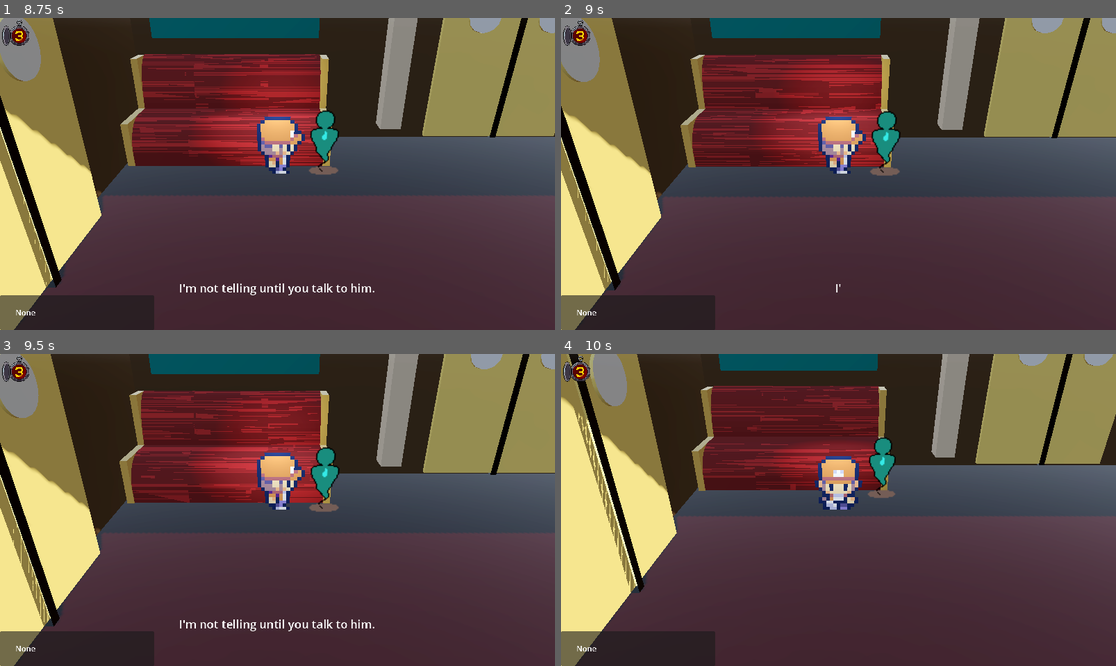
Above: before the commit, frames 1-4 (two rows, left to right).
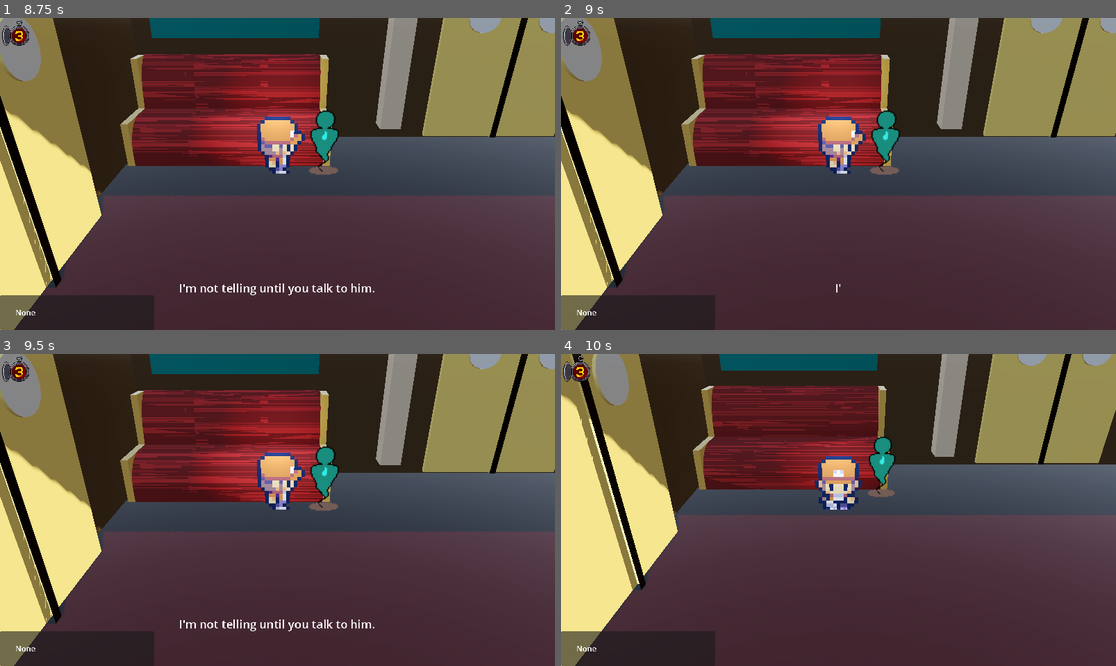
Above: after the commit, the same moments.

Repository: ketzzz-dev/dev-con-project
Game: Godot game, scene res://scenes/world/levels/level_01.tscn
Same seed, same stepped clock (60 frames per second), same inputs: the game is played once before the commit and once after it.
Inputs:
- Up to frame 1 (8.75 s): tap Enter (ui_accept) at 0.5, 0.77, 1.52, 3.5, 3.77, 4.52, 6.02, 6.5, 7.52, 8.27 s; hold D (move_right) 0.53-1.28 s; hold F (interact) 0.53-1.28 s; hold S (move_down) 1.28-2.03 s; tap F (interact) at 1.35, 3.6, 5.85, 7.35 s; hold D (move_right) 2.03-2.75 s; hold F (interact) 2.03-2.75 s; click "Nothing" at 2.75 s; hold W (move_up) 3.53-4.28 s; hold A (move_left) 4.28-5 s; hold F (interact) 4.28-5 s; click "Do you know the passcode?" at 5 s; hold A (move_left) 5.78-6.53 s; hold S (move_down) 6.53-7.28 s; hold F (interact) 6.53-7.28 s; hold D (move_right) 7.28-8.03 s; hold W (move_up) from 8.03 s (still down); hold F (interact) from 8.03 s (still down)
- Up to frame 2 (9 s): tap Enter (ui_accept) at 8.75 s; release W (move_up) at 8.78 s; release F (interact) at 8.78 s; hold D (move_right) from 8.78 s (still down); tap F (interact) at 8.85 s
- Up to frame 3 (9.5 s): keep holding D (move_right); tap Enter (ui_accept) at 9.02 s
- Up to frame 4 (10 s): release D (move_right) at 9.53 s; hold S (move_down) from 9.53 s (still down); hold F (interact) from 9.53 s (still down)

Frame 1 is identical in both runs. In frame 2, 7.2% of the frame differs, in the area x 0-100%, y 0-90%; in frame 3, 7.6%; in frame 4, 6.2%.

Commit message:
Added collisions to car1

Diff:
--- a/scenes/world/levels/level_01.tscn
+++ b/scenes/world/levels/level_01.tscn
@@ -32,9 +32,10 @@
 tonemap_mode = 2
 glow_enabled = true
 
+[sub_resource type="BoxShape3D" id="BoxShape3D_8j2nj"]
+size = Vector3(4.2691, 4.76101, 0.421707)
+
 [sub_resource type="WorldBoundaryShape3D" id="WorldBoundaryShape3D_ynxc0"]
-
-[sub_resource type="ConcavePolygonShape3D" id="ConcavePolygonShape3D_8j2nj"]
 
 [sub_resource type="CylinderShape3D" id="CylinderShape3D_q6olp"]
 height = 1.0
@@ -137,20 +138,52 @@
 
 [node name="Room01" type="Node3D" parent="."]
 
-[node name="Ground" type="StaticBody3D" parent="Room01"]
-
-[node name="CollisionShape3D" type="CollisionShape3D" parent="Room01/Ground"]
+[node name="car1" parent="Room01" instance=ExtResource("18_8j2nj")]
+transform = Transform3D(-2.84124e-08, 0, -0.65, 0, 0.65, 0, 0.65, 0, -2.84124e-08, 12.7037, -0.3, 1.938)
+
+[node name="MeshInstance3D" type="MeshInstance3D" parent="Room01/car1"]
+
+[node name="StaticBody3D" type="StaticBody3D" parent="Room01/car1"]
+
+[node name="LeftSeat" type="CollisionShape3D" parent="Room01/car1/StaticBody3D"]
+transform = Transform3D(-0.695, 0, -2.0626e-06, 0, 1, 0, 1.04942e-07, 0, -13.66, -8.13198, 2.68197, 26.9945)
+shape = SubResource("BoxShape3D_8j2nj")
+
+[node name="RightSeat" type="CollisionShape3D" parent="Room01/car1/StaticBody3D"]
+transform = Transform3D(-0.695, 0, -2.0626e-06, 0, 1, 0, 1.04942e-07, 0, -13.66, -8.05, 2.78052, 9.90568)
+shape = SubResource("BoxShape3D_8j2nj")
+
+[node name="CenterDoor" type="CollisionShape3D" parent="Room01/car1/StaticBody3D"]
+transform = Transform3D(-4.37114e-08, 0, 1, 0, 1, 0, -1, 0, -4.37114e-08, -8.99431, 3.124, 18.1714)
+shape = SubResource("BoxShape3D_8j2nj")
+
+[node name="CenterWall" type="CollisionShape3D" parent="Room01/car1/StaticBody3D"]
+transform = Transform3D(-2.33856e-07, 0, 1, 0, 1.795, 0, -5.35, 0, -4.37114e-08, -9.214, 4.494, 18.171)
+shape = SubResource("BoxShape3D_8j2nj")
+
+[node name="CenterWall2" type="CollisionShape3D" parent="Room01/car1/StaticBody3D"]
+transform = Transform3D(-2.33856e-07, 0, 1, 0, 1.795, 0, -5.35, 0, -4.37114e-08, 2.84902, 4.494, 18.3886)
+shape = SubResource("BoxShape3D_8j2nj")
+
+[node name="RightDoor" type="CollisionShape3D" parent="Room01/car1/StaticBody3D"]
+transform = Transform3D(1, 0, 0, 0, 1, 0, 0, 0, 1, -1.771, 3.124, 7.06638)
+shape = SubResource("BoxShape3D_8j2nj")
+
+[node name="RightWall" type="CollisionShape3D" parent="Room01/car1/StaticBody3D"]
+transform = Transform3D(2.82, 0, 0, 0, 2, 0, 0, 0, 1, -3.351, 4.559, 6.716)
+shape = SubResource("BoxShape3D_8j2nj")
+
+[node name="LeftWall" type="CollisionShape3D" parent="Room01/car1/StaticBody3D"]
+transform = Transform3D(2.82, 0, 0, 0, 2, 0, 0, 0, 1, -3.351, 4.559, 30.0326)
+shape = SubResource("BoxShape3D_8j2nj")
+
+[node name="LeftDoor" type="CollisionShape3D" parent="Room01/car1/StaticBody3D"]
+transform = Transform3D(1, 0, 0, 0, 1, 0, 0, 0, 1, -1.77118, 3.12358, 29.5911)
+shape = SubResource("BoxShape3D_8j2nj")
+
+[node name="Ground" type="CollisionShape3D" parent="Room01/car1/StaticBody3D"]
+transform = Transform3D(-5.1798e-08, 0, 0.66, 0, 1, 0, -1.185, 0, -2.88495e-08, -3.882, 0.462, 18.469)
 shape = SubResource("WorldBoundaryShape3D_ynxc0")
-
-[node name="car1" parent="Room01/Ground" instance=ExtResource("18_8j2nj")]
-transform = Transform3D(-2.84124e-08, 0, -0.65, 0, 0.65, 0, 0.65, 0, -2.84124e-08, 12.7037, -0.3, 1.938)
-
-[node name="MeshInstance3D" type="MeshInstance3D" parent="Room01/Ground/car1"]
-
-[node name="StaticBody3D" type="StaticBody3D" parent="Room01/Ground/car1"]
-
-[node name="CollisionShape3D" type="CollisionShape3D" parent="Room01/Ground/car1/StaticBody3D"]
-shape = SubResource("ConcavePolygonShape3D_8j2nj")
 
 [node name="NPC01" type="StaticBody3D" parent="Room01"]
 transform = Transform3D(1, 0, 0, 0, 1, 0, 0, 0, 1, -3, 0, -2)
@@ -190,7 +223,7 @@
 frame_progress = 0.559489
 
 [node name="Door" parent="Room01" node_paths=PackedStringArray("new_pos_node") instance=ExtResource("12_mq7w0")]
-transform = Transform3D(1, 0, 0, 0, 1, 0, 0, 0, 1, 8, 1, 0)
+transform = Transform3D(1, 0, 0, 0, 1, 0, 0, 0, 1, 7.99013, 0.483023, -0.299248)
 is_locked = true
 new_pos_node = NodePath("../../Room02/NewPos")
 
@@ -211,7 +244,7 @@
 [node name="UI" parent="." instance=ExtResource("5_q6olp")]
 
 [node name="Keypad" parent="." node_paths=PackedStringArray("attached_door") instance=ExtResource("14_7rjm4")]
-transform = Transform3D(1, 0, 0, 0, 1, 0, 0, 0, 1, 7.96222, 0, 1.54058)
+transform = Transform3D(1, 0, 0, 0, 1, 0, 0, 0, 1, 8.11805, 0.28554, 2.94663)
 pass_code = "3301"
 attached_door = NodePath("../Room01/Door")
 
--- a/scenes/world/prefabs/crate_new.tscn
+++ b/scenes/world/prefabs/crate_new.tscn
@@ -6,7 +6,7 @@
 
 [sub_resource type="BoxShape3D" id="BoxShape3D_k7qp6"]
 
-[node name="Crate" type="StaticBody3D"]
+[node name="Crate2" type="StaticBody3D"]
 
 [node name="Interactable" type="Node" parent="."]
 script = ExtResource("3_6wibw")
--- a/scenes/world/prefabs/door.tscn
+++ b/scenes/world/prefabs/door.tscn
@@ -8,7 +8,7 @@
 [ext_resource type="PackedScene" uid="uid://djc48mtu4g13q" path="res://scenes/ui/components/door_fade.tscn" id="6_t7r80"]
 
 [sub_resource type="BoxShape3D" id="BoxShape3D_uodo0"]
-size = Vector3(0.30083, 2.08698, 0.893494)
+size = Vector3(0.30083, 3.34071, 3.0797)
 
 [sub_resource type="BoxMesh" id="BoxMesh_jam20"]
 
@@ -17,10 +17,12 @@
 dialogue_locked = ExtResource("2_qaby3")
 
 [node name="CollisionShape3D" type="CollisionShape3D" parent="."]
+transform = Transform3D(1, 0, 0, 0, 1, 0, 0, 0, 1, 0, 1.27766, 1.0931)
 shape = SubResource("BoxShape3D_uodo0")
 
 [node name="MeshInstance3D" type="MeshInstance3D" parent="."]
 transform = Transform3D(0.3, 0, 0, 0, 2.1, 0, 0, 0, 0.9, 0, 0, 0)
+visible = false
 material_overlay = ExtResource("3_lin7e")
 mesh = SubResource("BoxMesh_jam20")
 script = ExtResource("4_s53wd")
Not shown: 1 places in scenes/ui/components/ui.tscn that only renumber resources
Not shown: 1 places in scenes/world/prefabs/crate.tscn that only renumber resources
